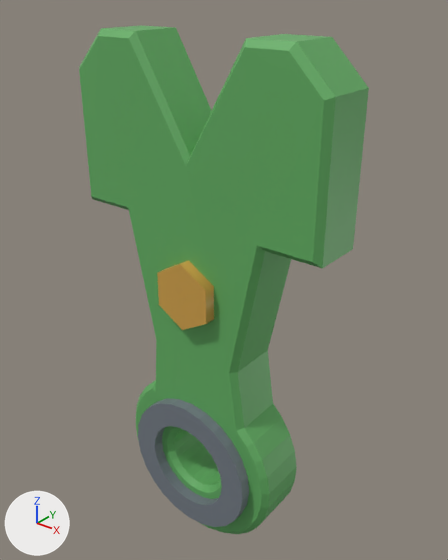
The glTF model public/gltf/defense-button-repair.glb as it was, and as the next commit left it.
The view is the same before and after, from a 50 mm camera at (0.0919, -0.1093, 0.0758) aimed at (0.0009, 0.0045, 0.0053). Every picture has the same lights, and +X, +Y and +Z are marked at lower left. The picture after the commit comes second. Where no turn or scale is listed for an object, it has been applied to the vertices. Vertices at exactly the same position are counted once.

In view in the first picture: 'button-icon'.
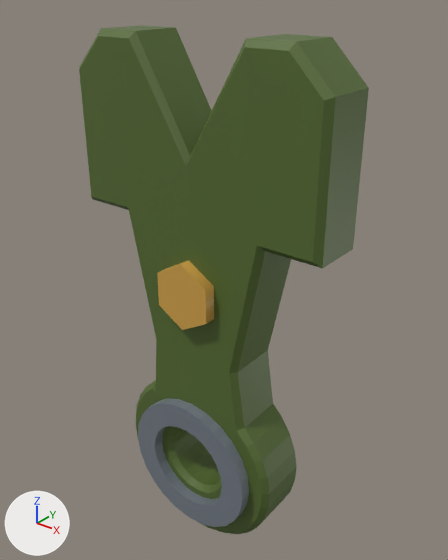
The newer file is also rescaled (x1.2) as a whole; pictures and numbers use the older file's frame.

What differs and where, as boxes [x1, y1, x2, y2] in the pictures (448 x 560 px):
part 1 of me_mesh_0, recoloured (green to dark green)
    both: [79, 25, 369, 534]

The change, as a diff of the scene's bpy script:
```diff
--- a/public/gltf/defense-button-repair.glb.py
+++ b/public/gltf/defense-button-repair.glb.py
@@ me_mesh_0 @@
 me_mesh_0.from_pydata(...)  # 364 vertices, 720 faces; spans x -0.0355..0.0355, y -0.011..0.008, z -0.072..0.0655
 # used by ob_button_icon; location = (0.0, 0.0, 0.0)
+# me_mesh_0 part 1: 504 faces centred in x -0.0355..0.0355, y -0.008..0.008, z -0.0718..0.0655 are repainted in the vertex colours; the middle colour goes from green #63af63 to dark green #556b2f
 me_mesh_0.materials.append(mat_defense_button_repair)
```
